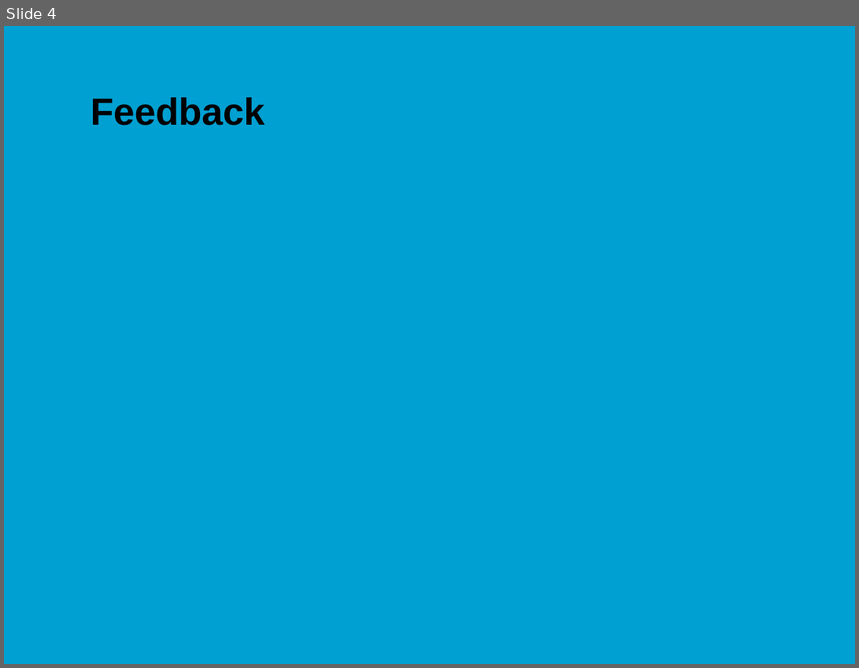
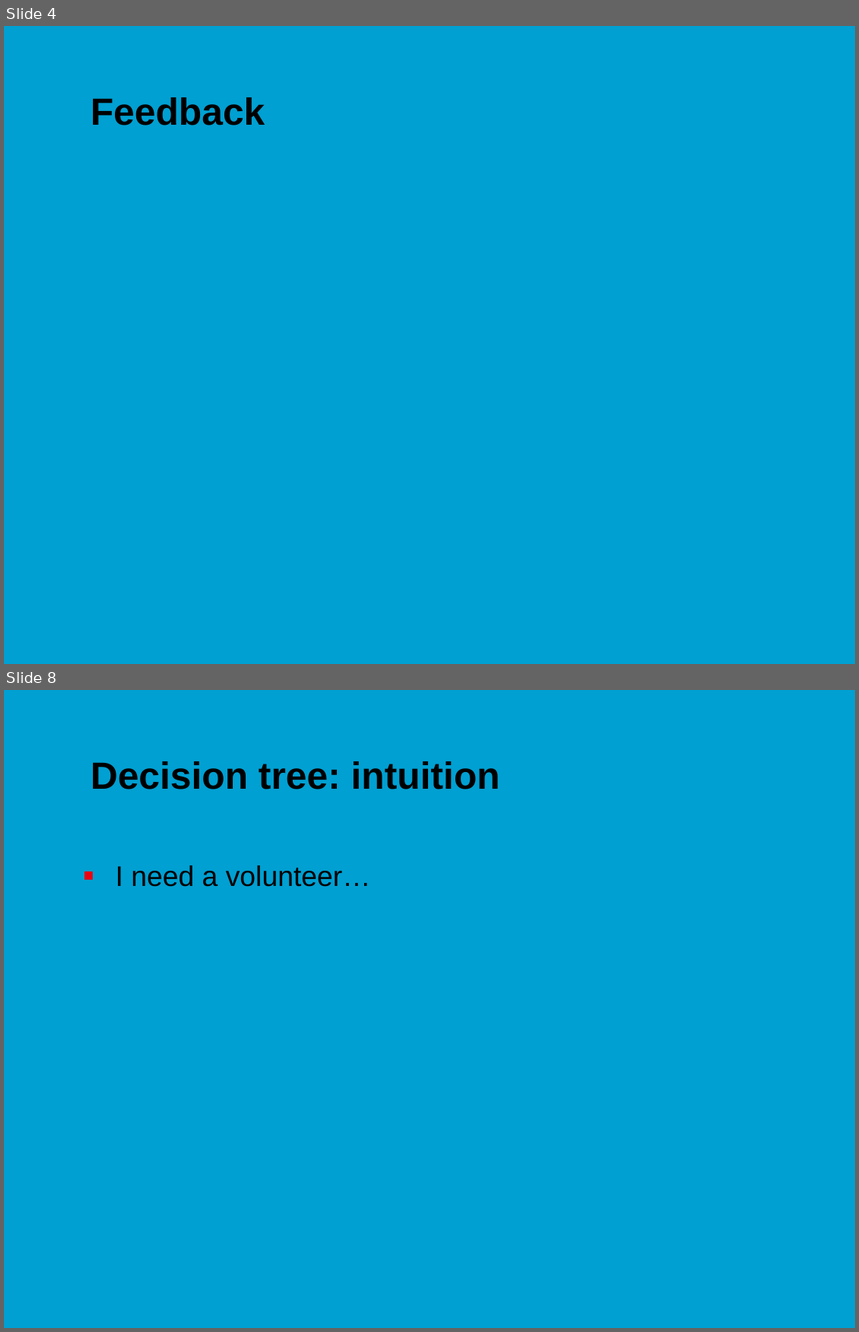
Before and after one commit to jonasmoons/data-driven-learning, a slide deck: slides/ddl-w6l2.pptx. Shown one above the other, each under a label of ours: slide 4 before the commit, slides 4 and 8 after it; the slides between them are not shown. The pictures are 859x668 and 859x1332 pixels, drawn with LibreOffice and Linux fonts; fonts in the diff are those of the drawing; background and template pictures are left out. Boxes give left, top, right and bottom in pixels: in the first picture for what was removed or moved away, otherwise in the second. Text is boxed around its words. In the diff, an @@ line names an element or a change of style, - is before the commit and + after.

```diff
--- a/slides/ddl-w6l2.pptx
+++ b/slides/ddl-w6l2.pptx
@@ slide 8 added at <box>4,690,855,1328</box>, background picture (left out) @@
@@ title added at <box>91,761,500,790</box>, 32 pt, text #000000, bold @@
+Decision tree: intuition
@@ text added at <box>116,866,371,887</box>, 24 pt, text #000000 @@
+■ I need a volunteer…
```
Also in this commit, not shown: 1 slide changed, 16 other slides added, 1 slide removed, 11 other files.
